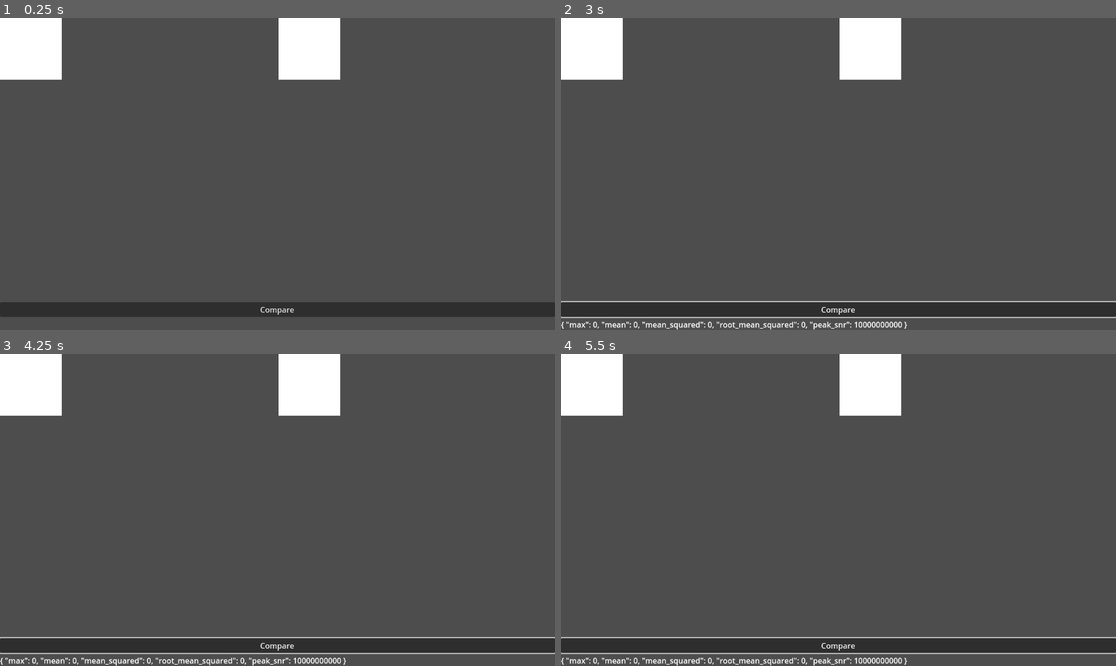
Above: before the commit, frames 1-4 (two rows, left to right).
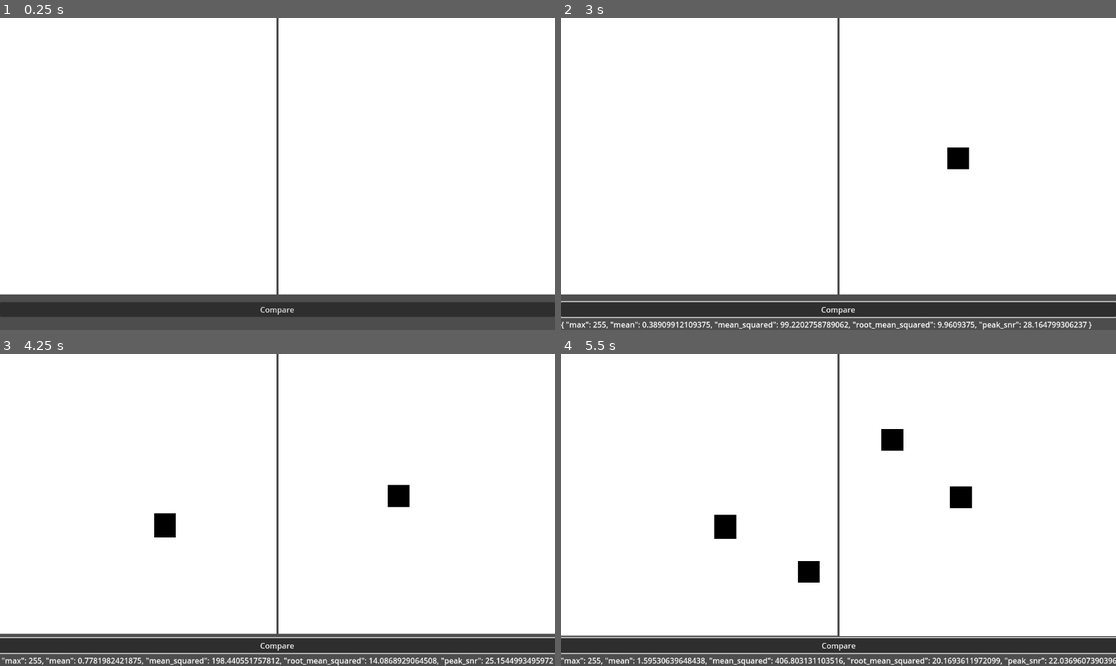
Above: after the commit, the same moments.

Repository: FeniXb3/the-painter
Game: Godot game, scene res://main.tscn
Same seed, same stepped clock (60 frames per second), same inputs: the game is played once before the commit and once after it. The engine's default icon, where the game draws it, is replaced by a stand-in: a white triangle on a blue panel in a dark square.
Inputs (mouse positions are in pixels of both pictures, inside the frame that each line leads up to):
- Up to frame 1 (0.25 s): no input
- Up to frame 2 (3 s): click "Compare" at 0.5 s; click "Compare" at 1.25 s; click "Compare" at 2 s; tap Enter at 2.75 s; move the mouse to (960, 158) at 2.77 s; press the mouse at (960, 158) at 2.78 s
- Up to frame 3 (4.25 s): tap Space at 3.5 s; move the mouse to (166, 525) at 3.52 s; release the mouse at (166, 525) at 3.53 s; click (166, 525) at 3.6 s
- Up to frame 4 (5.5 s): tap Enter at 4.25 s; move the mouse to (894, 441) at 4.27 s; press the mouse at (894, 441) at 4.28 s; tap Space at 5 s; move the mouse to (810, 572) at 5.02 s; release the mouse at (810, 572) at 5.03 s; click (810, 572) at 5.1 s

The runs differ from the first frame. In frame 1, 84% of the frame differs, in the area x 0-100%, y 0-89%; in frame 2, 85%; in frame 3, 86%; in frame 4, 87%, in the area x 0-100%, y 0-100%.

Commit message:
Handle image scaling

Diff:
--- a/main.tscn
+++ b/main.tscn
@@ -38,17 +38,19 @@
 size_flags_vertical = 3
 
 [node name="Source" type="TextureRect" parent="DrawingLayer/VBoxContainer/HBoxContainer"]
+texture_filter = 1
 layout_mode = 2
 size_flags_horizontal = 3
 texture = ExtResource("2_fyhtr")
-stretch_mode = 2
+stretch_mode = 4
 script = ExtResource("2_yrdmw")
 brush_size = 10
 
 [node name="Target" type="TextureRect" parent="DrawingLayer/VBoxContainer/HBoxContainer"]
+texture_filter = 1
 layout_mode = 2
 size_flags_horizontal = 3
-stretch_mode = 2
+stretch_mode = 4
 script = ExtResource("2_yrdmw")
 brush_size = 10
 
--- a/painter.gd
+++ b/painter.gd
@@ -10,18 +10,24 @@
 	texture = ImageTexture.create_from_image(image)
 
 
-func _process(delta: float) -> void:
+func _process(_delta: float) -> void:
 	var mouse_position: Vector2i = get_local_mouse_position()
-	if mouse_position.x < 0 or mouse_position.y < 0 or mouse_position.x >= image.get_size().x or mouse_position.y >= image.get_size().y:
+	if not Rect2(Vector2(), size).has_point(mouse_position):
 		return
 
 	if Input.is_action_pressed("draw"):
 		draw_brush(mouse_position)
 
-func draw_brush(brush_position: Vector2i):
+func draw_brush(brush_position: Vector2):
+	var proportion := Vector2(1, 1)
+	if stretch_mode == StretchMode.STRETCH_KEEP_ASPECT:
+		var min_axis_index := size.min_axis_index()
+		proportion = image.get_size() / size[min_axis_index]
+
+
 	for x in brush_size:
 		for y in brush_size:
-			var pixel_position := brush_position + Vector2i(x-brush_size/2, y - brush_size/2)
+			var pixel_position := brush_position * proportion + Vector2(x-brush_size/2, y - brush_size/2)
 			pixel_position = pixel_position.clamp(Vector2i(), image.get_size() - Vector2i(1, 1))
 			image.set_pixelv(pixel_position, Color.BLACK)
 	texture = ImageTexture.create_from_image(image)
